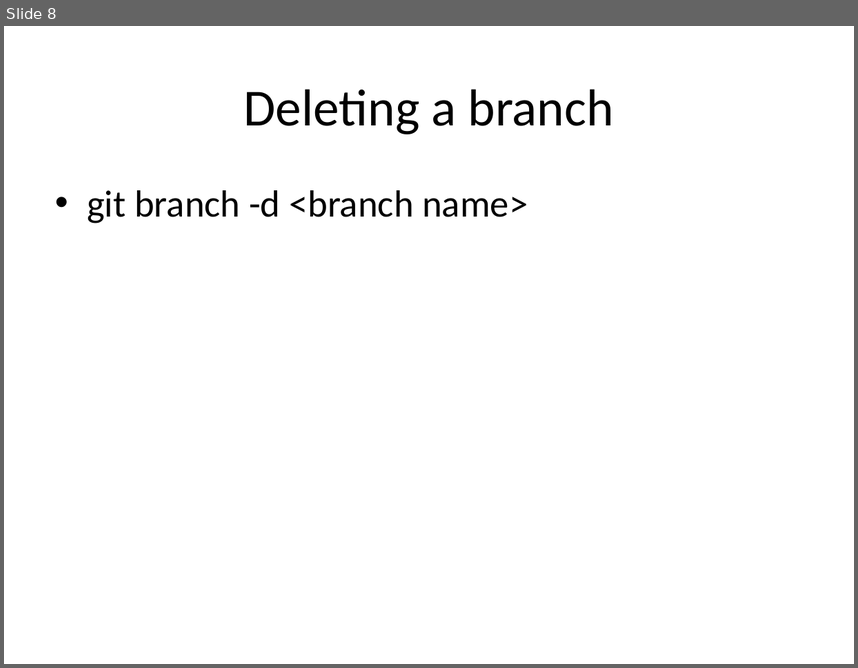
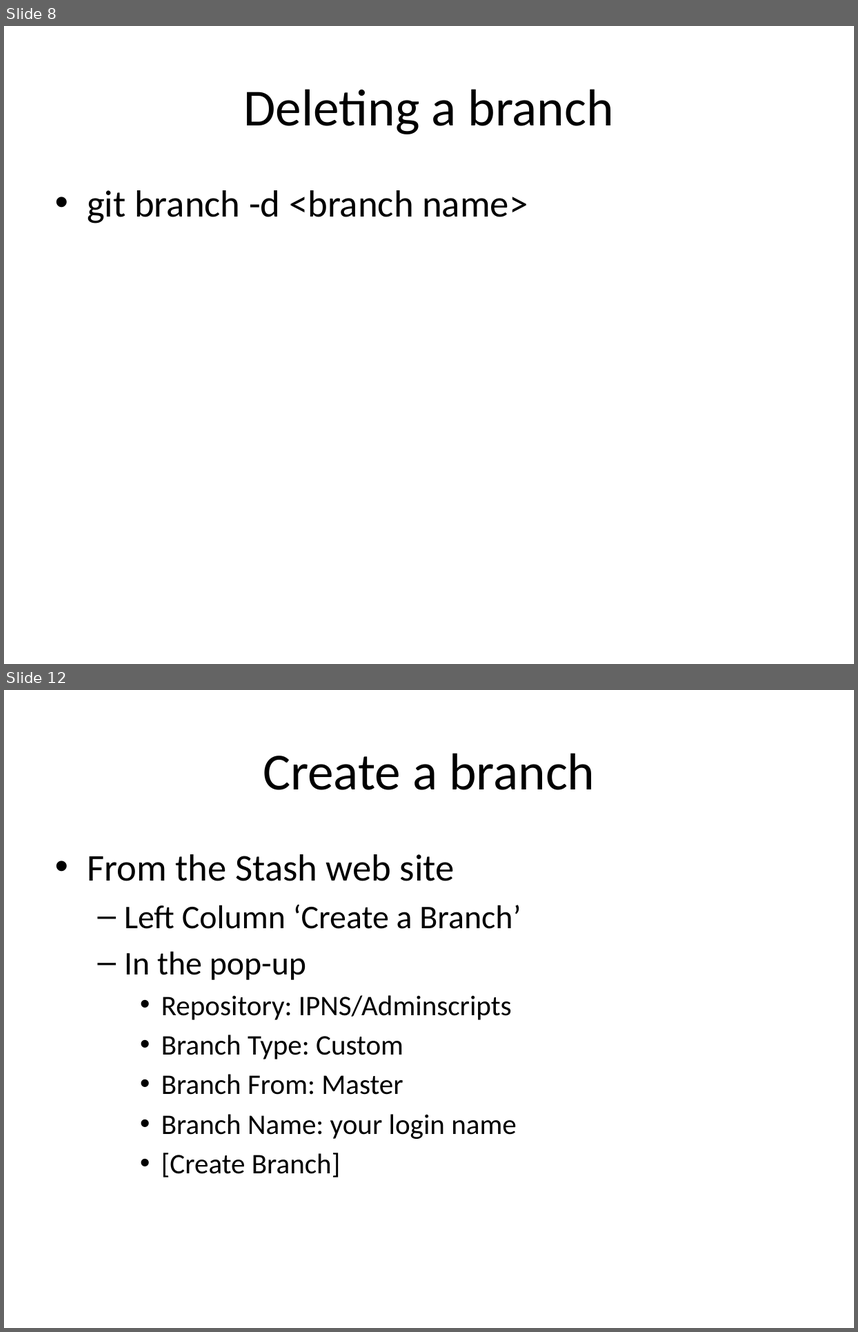
Before and after one commit to mbutry/GIT_test_repo, a slide deck: GIT_training.pptx. Shown one above the other, each under a label of ours: slide 8 before the commit, slides 8 and 12 after it; the slides between them are not shown. The pictures are 858x668 and 858x1332 pixels, drawn with LibreOffice and Linux fonts; fonts in the diff are those of the drawing. Boxes give left, top, right and bottom in pixels: in the first picture for what was removed or moved away, otherwise in the second. Text is boxed around its words. In the diff, an @@ line names an element or a change of style, - is before the commit and + after.

```diff
--- a/GIT_training.pptx
+++ b/GIT_training.pptx
@@ slide 12 added at (x1=4, y1=690, x2=854, y2=1328), background #FFFFFF @@
@@ title added at (x1=263, y1=753, x2=595, y2=790), 44 pt, text #000000 @@
+Create a branch
@@ text added at (x1=87, y1=854, x2=521, y2=1177), 24 pt, text #000000 @@
+• From the Stash web site
+  – Left Column ‘Create a Branch’
+  – In the pop-up
+    • Repository: IPNS/Adminscripts
+    • Branch Type: Custom
+    • Branch From: Master
+    • Branch Name: your login name
+    • [Create Branch]
```
Also in this commit, not shown: 1 slide changed, 5 other slides added.
